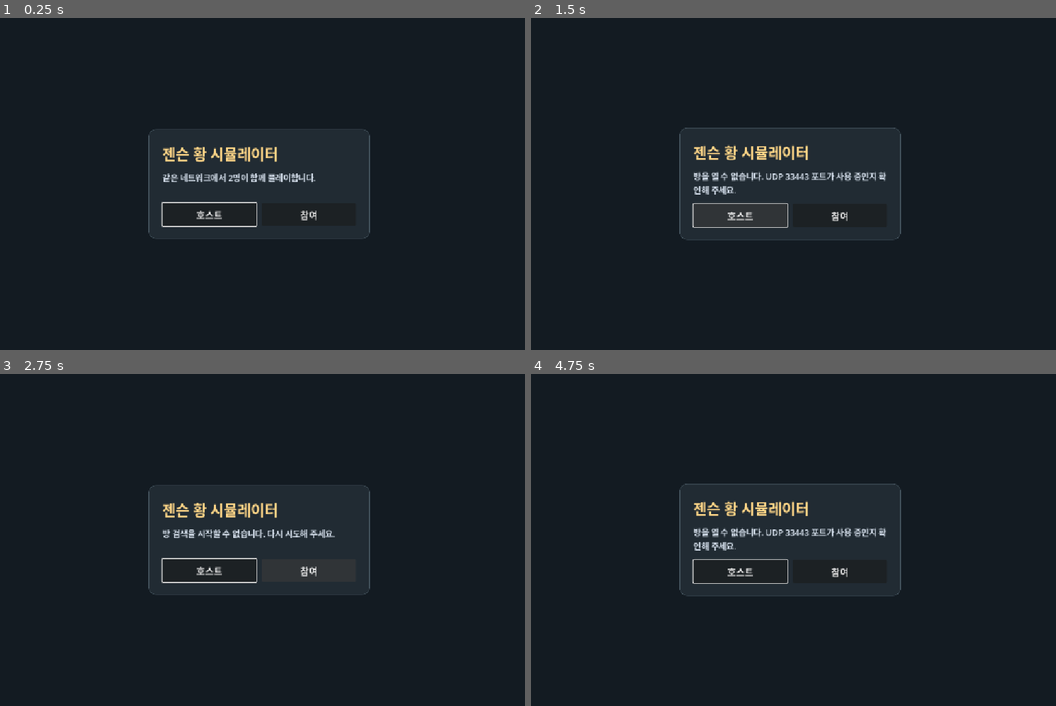
Above: before the commit, frames 1-4 (two rows, left to right).
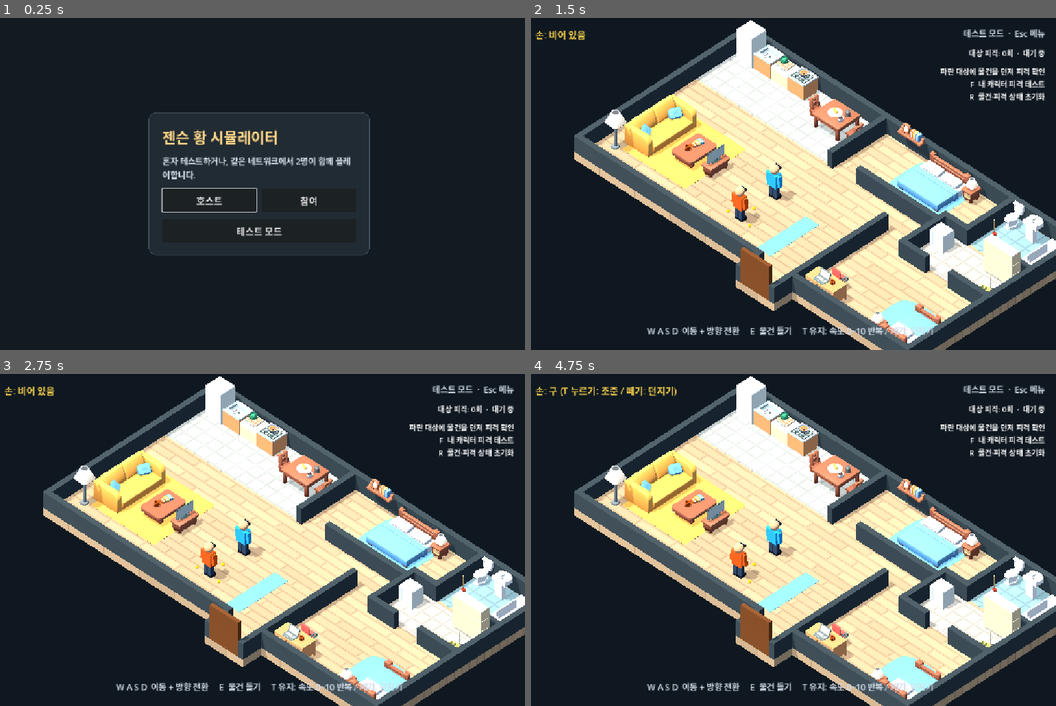
Above: after the commit, the same moments.

Repository: goray123/JensenHuangSimulator
Game: Godot game, scene res://lan_lobby.tscn
Two runs of this game, one before a commit and one after it. Both use one fixed random seed, a clock stepped at 60 frames per second and the inputs below.
Inputs (mouse positions are in pixels of both pictures, inside the frame that each line leads up to):
- Up to frame 1 (0.25 s): no input
- Up to frame 2 (1.5 s): click (788, 230) at 0.5 s, where only the run after the commit has a clickable "테스트 모드"; click (741, 213) at 1.25 s, where only the run before the commit has a clickable "호스트"
- Up to frame 3 (2.75 s): click (309, 569) at 2 s, where only the run before the commit has a clickable "참여"
- Up to frame 4 (4.75 s): tap Enter at 2.75 s; move the mouse to (909, 523) at 2.77 s; hold D (move_right) 2.78-3.53 s; hold E (pickup) 2.78-3.53 s; click (909, 523) at 2.92 s; tap T (throw) at 3.05, 3.6 s; move the mouse to (683, 556) at 3.52 s; hold S (move_backward) 3.53-4.28 s; click (683, 556) at 3.67 s; tap F (test_hit, bound only after the commit) at 3.8 s; tap R (test_reset, bound only after the commit) at 4.25 s; move the mouse to (840, 466) at 4.27 s; hold D (move_right) from 4.28 s (still down); hold F (test_hit, bound only after the commit) from 4.28 s (still down); click (840, 466) at 4.42 s; tap E (pickup) at 4.55 s

The runs differ from the first frame. In frame 1, 3.1% of the frame differs, in the area x 28-71%, y 28-72%; in frame 2, 47%; in frame 3, 47%; in frame 4, 47%, in the area x 0-100%, y 0-100%.

Commit message:
test mode

Diff:
--- a/lan_lobby.gd
+++ b/lan_lobby.gd
@@ -1,13 +1,14 @@
 extends Node
 
-enum State { IDLE, HOSTING, SEARCHING, CONNECTING, JOINED }
+enum State { IDLE, HOSTING, SEARCHING, CONNECTING, JOINED, TESTING }
 
 const APARTMENT := preload("res://courtyard.tscn")
+const TEST_MODE := preload("res://test_mode.gd")
 const GAME_PORT := 33443
 const DISCOVERY_PORT := 33444
 const TIMEOUT_MS := 4500
 const SEARCH_INTERVAL_MS := 350
-const READY_MESSAGE := "같은 네트워크에서 2명이 함께 플레이합니다."
+const READY_MESSAGE := "혼자 테스트하거나, 같은 네트워크에서 2명이 함께 플레이합니다."
 
 var _state := State.IDLE
 var _peer: ENetMultiplayerPeer
@@ -23,6 +24,7 @@
 @onready var _host_button: Button = %Host
 @onready var _join_button: Button = %Join
 @onready var _start_button: Button = %Start
+@onready var _test_button: Button = %TestMode
 @onready var _back_hint: Label = %BackHint
 
 
@@ -30,6 +32,7 @@
 	_host_button.pressed.connect(_host_room)
 	_join_button.pressed.connect(_find_room)
 	_start_button.pressed.connect(_start_game)
+	_test_button.pressed.connect(_start_test_mode)
 	multiplayer.peer_connected.connect(_on_peer_connected)
 	multiplayer.peer_disconnected.connect(_on_peer_disconnected)
 	multiplayer.connected_to_server.connect(_on_connected_to_host)
@@ -173,6 +176,31 @@
 	_menu.hide()
 
 
+func _start_test_mode() -> void:
+	if _state != State.IDLE or _apartment != null:
+		return
+	_close_network()
+	_state = State.TESTING
+	_open_test_apartment()
+
+
+func _open_test_apartment() -> void:
+	_apartment = APARTMENT.instantiate()
+	add_child(_apartment)
+	var test_mode := TEST_MODE.new()
+	test_mode.name = "TestMode"
+	test_mode.reset_requested.connect(_restart_test_mode, CONNECT_DEFERRED)
+	_apartment.add_child(test_mode)
+	_menu.hide()
+
+
+func _restart_test_mode() -> void:
+	if _state != State.TESTING:
+		return
+	_remove_apartment()
+	_open_test_apartment()
+
+
 func _remove_apartment() -> void:
 	if _apartment != null:
 		remove_child(_apartment)
@@ -199,6 +227,7 @@
 	_status.text = message
 	_host_button.visible = _state == State.IDLE
 	_join_button.visible = _state == State.IDLE
+	_test_button.visible = _state == State.IDLE
 	_start_button.visible = _state == State.HOSTING
 	_start_button.disabled = _state != State.HOSTING or multiplayer.get_peers().is_empty()
 	_back_hint.visible = _state != State.IDLE
--- a/lan_lobby.tscn
+++ b/lan_lobby.tscn
@@ -99,6 +99,14 @@
 disabled = true
 text = "게임 시작"
 
+[node name="TestMode" type="Button" parent="Menu/Center/Panel/Content"]
+unique_name_in_owner = true
+custom_minimum_size = Vector2(0, 50)
+layout_mode = 2
+theme_override_font_sizes/font_size = 20
+text = "테스트 모드"
+tooltip_text = "혼자서 이동, 물건 들기와 던지기, 피격 효과를 시험합니다."
+
 [node name="BackHint" type="Label" parent="Menu/Center/Panel/Content"]
 unique_name_in_owner = true
 visible = false
--- a/project.godot
+++ b/project.godot
@@ -53,6 +53,17 @@
 ]
 }
 
+test_hit={
+"deadzone": 0.5,
+"events": [Object(InputEventKey,"resource_local_to_scene":false,"resource_name":"","device":16,"window_id":0,"alt_pressed":false,"shift_pressed":false,"ctrl_pressed":false,"meta_pressed":false,"pressed":false,"keycode":0,"physical_keycode":70,"key_label":0,"unicode":0,"location":0,"echo":false,"script":null)
+]
+}
+test_reset={
+"deadzone": 0.5,
+"events": [Object(InputEventKey,"resource_local_to_scene":false,"resource_name":"","device":16,"window_id":0,"alt_pressed":false,"shift_pressed":false,"ctrl_pressed":false,"meta_pressed":false,"pressed":false,"keycode":0,"physical_keycode":82,"key_label":0,"unicode":0,"location":0,"echo":false,"script":null)
+]
+}
+
 [physics]
 
 3d/physics_engine="Jolt Physics"
--- /dev/null
+++ b/test_mode.gd
@@ -0,0 +1,75 @@
+extends Node3D
+
+signal reset_requested
+
+const PLAYER_SCENE := preload("res://player.tscn")
+const TARGET_COLOR := Color(0.16, 0.65, 0.98)
+
+var target: CharacterBody3D
+var hit_count := 0
+var _status := Label.new()
+
+@onready var _apartment: Node3D = get_parent()
+@onready var _player: CharacterBody3D = _apartment.get_node("Player")
+
+
+func _ready() -> void:
+	_player.global_position = Vector3(-2, 0.04, 3)
+	_player.rotation.y = 0
+	var positions := [Vector3(-2.7, 0.07666667, 3.05), Vector3(-1.3, 0.07666667, 3.1), Vector3(-2, 0.07666667, 2.1)]
+	for index in 3:
+		_apartment.get_node("Pickup%d" % (index + 1)).global_position = positions[index]
+	target = PLAYER_SCENE.instantiate() as CharacterBody3D
+	target.name = "TestTarget"
+	target.reads_local_input = false
+	target.position = Vector3(-2, 0.04, 0.8)
+	var jacket := StandardMaterial3D.new()
+	jacket.albedo_color = TARGET_COLOR
+	jacket.roughness = 0.88
+	for part in [&"Torso", &"LeftArm", &"RightArm"]:
+		target.get_node(NodePath(part)).material_override = jacket
+	add_child(target)
+	target.hit_received.connect(_on_target_hit)
+	var role := _apartment.get_node("HUD/LanRole") as Label
+	role.text = "테스트 모드  ·  Esc 메뉴"
+	role.show()
+	_status.name = "TestStatus"
+	_add_label(_status, 64.0)
+	var help := Label.new()
+	help.text = "파란 대상에 물건을 던져 피격 확인\nF  내 캐릭터 피격 테스트\nR  물건·피격 상태 초기화"
+	_add_label(help, 104.0)
+	_update_status()
+
+
+func _add_label(label: Label, top: float) -> void:
+	label.anchor_left = 1.0
+	label.anchor_right = 1.0
+	label.offset_left = -440.0
+	label.offset_right = -24.0
+	label.offset_top = top
+	label.horizontal_alignment = HORIZONTAL_ALIGNMENT_RIGHT
+	label.mouse_filter = Control.MOUSE_FILTER_IGNORE
+	label.add_theme_font_size_override(&"font_size", 16)
+	_apartment.get_node("HUD").add_child(label)
+
+
+func _process(_delta: float) -> void:
+	_update_status()
+
+
+func _update_status() -> void:
+	_status.text = "대상 피격: %d회  ·  %s" % [hit_count, "이동 불가 (0.5초)" if target.is_stunned() else "대기 중"]
+
+
+func _on_target_hit() -> void:
+	hit_count += 1
+	_update_status()
+
+
+func _unhandled_input(event: InputEvent) -> void:
+	if event.is_action_pressed(&"test_hit"):
+		_player.receive_hit()
+		get_viewport().set_input_as_handled()
+	elif event.is_action_pressed(&"test_reset"):
+		reset_requested.emit()
+		get_viewport().set_input_as_handled()
--- /dev/null
+++ b/tests/test_mode_smoke.gd
@@ -0,0 +1,104 @@
+extends SceneTree
+
+var failed := false
+
+
+func _initialize() -> void:
+	call_deferred("_run")
+
+
+func _run() -> void:
+	var lobby := preload("res://lan_lobby.tscn").instantiate()
+	root.add_child(lobby)
+	var button := lobby.get_node("%TestMode") as Button
+	await _wait_for_physics(2)
+	_check(button.visible and not button.disabled and button.size.y >= 50, "The main menu has an accessible Test Mode button")
+	button.pressed.emit()
+	await _wait_for_physics(15)
+	var apartment := lobby.get_node("Apartment") as Node3D
+	var mode := apartment.get_node("TestMode")
+	var player := apartment.get_node("Player") as CharacterBody3D
+	var target: CharacterBody3D = mode.target
+	_check(lobby._peer == null and not lobby._discovery.is_bound() and lobby.multiplayer.get_peers().is_empty(), "Test Mode opens without hosting, discovery, or another peer")
+	_check(not lobby.get_node("Menu").visible and apartment.guest_peer_id == 0, "Test Mode opens the offline apartment directly")
+	_check(target.is_on_floor() and not target.reads_local_input and player.is_on_floor(), "The player and the blue test target stand on the floor")
+	_check(get_nodes_in_group(&"pickups").size() == 21, "All spheres and apartment props remain available")
+	var start := player.global_position
+	_set_key(KEY_W, true)
+	await _wait_for_physics(18)
+	_set_key(KEY_W, false)
+	_check(player.global_position.z < start.z - 1.0 and target.global_position.z < 1.0, "WASD moves only the controllable player")
+	await _tap(KEY_E)
+	_check(player.held_pickup != null, "Nearby test spheres can be picked up with E")
+	_set_key(KEY_T, true)
+	await _wait_for_physics(30)
+	_check(player.get_node("ThrowTrajectory").visible and apartment.get_node("HUD/ThrowPower").visible, "Holding T shows the trajectory and speed gauge offline")
+	_set_key(KEY_T, false)
+	await _expect(func() -> bool: return mode.hit_count > 0, "A real throw can hit the test target")
+	_check(target.is_stunned() and apartment.get_node("HUD/TestStatus").text.contains("1회"), "The target's hit count and movement lock are visible")
+	await _wait_for_physics(35)
+	_check(not target.is_stunned() and target.get_node("Torso").material_overlay == null, "The target recovers and returns to blue")
+
+	var before_hit := player.global_position
+	_set_key(KEY_D, true)
+	await _tap(KEY_F)
+	await _wait_for_physics(18)
+	_check(player.is_stunned() and player.global_position.distance_to(before_hit) < 0.01, "F tests the player's movement lock while a movement key is held")
+	await _wait_for_physics(20)
+	_set_key(KEY_D, false)
+	_check(not player.is_stunned() and player.global_position.x > before_hit.x + 0.1, "Movement resumes after the self-hit test")
+	player.hold_pickup(apartment.get_node("Pickup1"))
+	var old_apartment := apartment
+	await _tap(KEY_R)
+	apartment = lobby.get_node("Apartment") as Node3D
+	mode = apartment.get_node("TestMode")
+	player = apartment.get_node("Player") as CharacterBody3D
+	_check(apartment != old_apartment and not is_instance_valid(old_apartment), "R replaces the test stage safely")
+	_check(mode.hit_count == 0 and player.held_pickup == null and not player.is_stunned(), "Reset clears hit counts, held objects, and player state")
+	_check(get_nodes_in_group(&"pickups").size() == 21 and get_nodes_in_group(&"apartment_props").size() == 18, "Reset restores every prop without duplicates")
+	await _tap(KEY_ESCAPE)
+	_check(lobby.get_node_or_null("Apartment") == null and button.visible and lobby.get_node("Menu").visible, "Esc returns to the main menu")
+	_check(get_nodes_in_group(&"pickups").is_empty() and lobby._peer == null, "Leaving removes the test world and keeps networking closed")
+	button.pressed.emit()
+	await _wait_for_physics(2)
+	_check(lobby.get_node_or_null("Apartment/TestMode") != null, "Test Mode can be entered again")
+	await _tap(KEY_ESCAPE)
+	_check(lobby.get_node("%Host").visible and lobby.get_node("%Join").visible, "Host and Join remain available after offline testing")
+	if not failed:
+		print("Offline test mode smoke test passed.")
+	quit(int(failed))
+
+
+func _expect(condition: Callable, message: String) -> void:
+	for _frame in 90:
+		if condition.call():
+			return
+		await physics_frame
+	_check(false, message)
+
+
+func _check(condition: bool, message: String) -> void:
+	if not condition:
+		failed = true
+		push_error(message)
+
+
+func _tap(key: Key) -> void:
+	_set_key(key, true)
+	await _wait_for_physics(3)
+	_set_key(key, false)
+	await _wait_for_physics(2)
+
+
+func _set_key(key: Key, pressed: bool) -> void:
+	var event := InputEventKey.new()
+	event.keycode = key
+	event.physical_keycode = key
+	event.pressed = pressed
+	Input.parse_input_event(event)
+	Input.flush_buffered_events()
+
+
+func _wait_for_physics(frames: int) -> void:
+	for _frame in frames:
+		await physics_frame
Not shown, added: test_mode.gd.uid
Not shown, added: tests/test_mode_smoke.gd.uid
